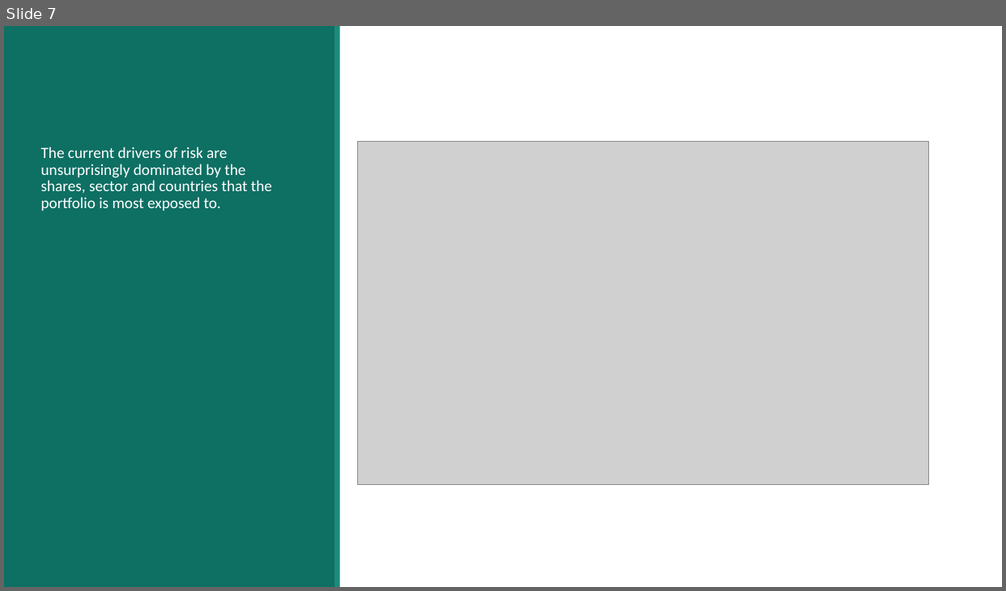
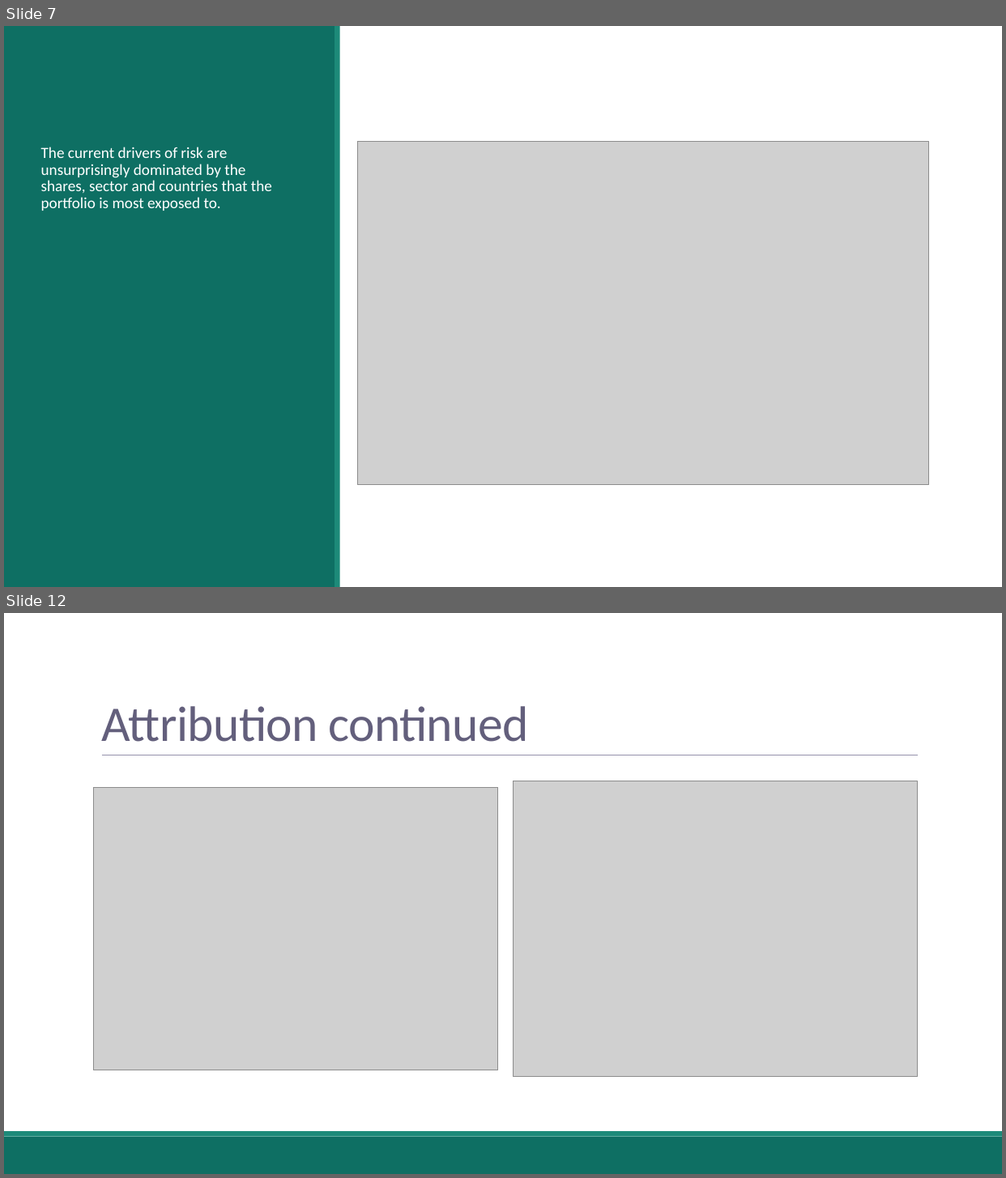
Before and after one commit to nickdc01/ninetyone_techinal_assesment, a slide deck: Final Presentation.pptx. Shown one above the other, each under a label of ours: slide 7 before the commit, slides 7 and 12 after it; the slides between them are not shown. The pictures are 1006x591 and 1006x1178 pixels, drawn with LibreOffice and Linux fonts; fonts in the diff are those of the drawing; grey boxes stand for pictures. Boxes give left, top, right and bottom in pixels: in the first picture for what was removed or moved away, otherwise in the second. Text is boxed around its words. In the diff, an @@ line names an element or a change of style, - is before the commit and + after.

```diff
--- a/Final Presentation.pptx
+++ b/Final Presentation.pptx
@@ slide 12 added at [4,613,1002,1174], background #FFFFFF @@
@@ title added at [101,706,528,742], 48 pt, text #635F7C @@
+Attribution continued
@@ line added from (102, 756) to (918, 756), #9491AB 0.5 pt @@
@@ picture added at [513,781,918,1076] @@
@@ picture added at [94,787,498,1071] @@
@@ rectangle added at [4,1137,1002,1174], fill #0E6F63 @@
@@ rectangle added at [4,1131,1002,1137], fill #1D8A79 @@
```
Also in this commit, not shown: 2 slides changed, 13 other slides added, 5 other files.
